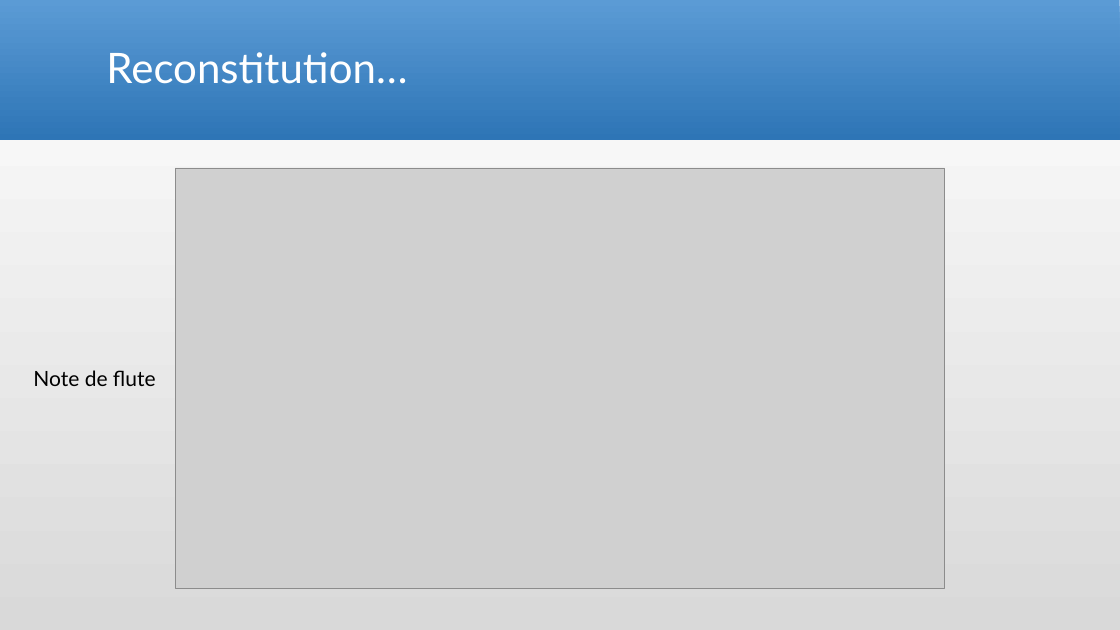
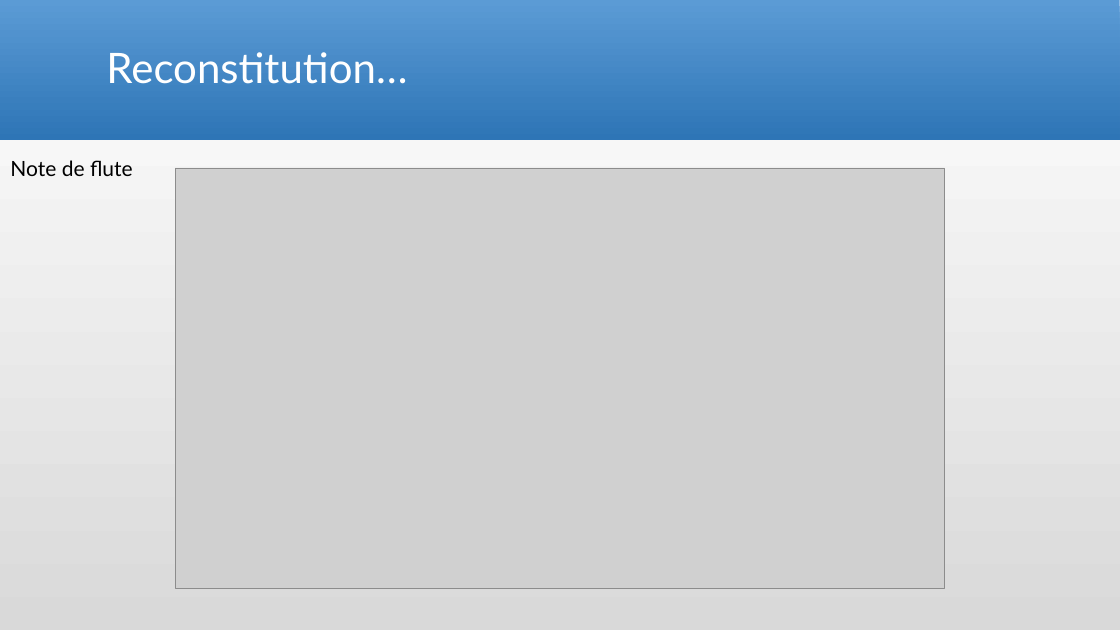
Before and after one commit to Arcyno/analyse_spectrale, a slide deck: slide 17 of Analyse spectrale_etienne.pptx. Drawn at 1120x630 pixels with LibreOffice and Linux fonts; fonts in the diff are those of the drawing; grey boxes stand for pictures. Boxes give left, top, right and bottom in pixels: in the first picture for what was removed or moved away, otherwise in the second. Text is boxed around its words. In the diff, an @@ line names an element or a change of style, - is before the commit and + after.

```diff
--- a/Analyse spectrale_etienne.pptx
+++ b/Analyse spectrale_etienne.pptx
@@ text "Note de flute" moved from (x1=33, y1=370, x2=156, y2=386) to (x1=10, y1=160, x2=133, y2=176) @@
```
Also in this commit, not shown: 5 other slides changed.
